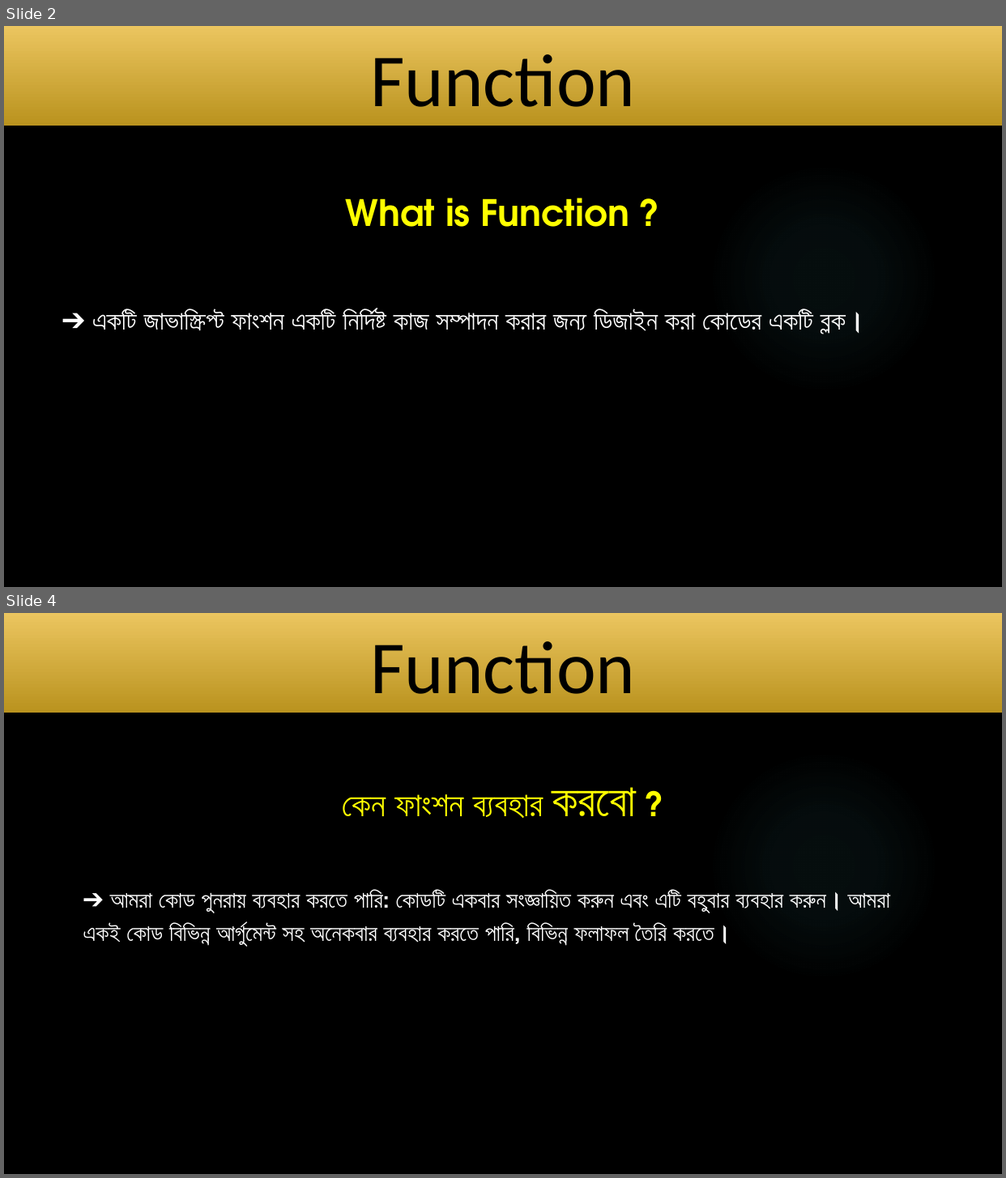
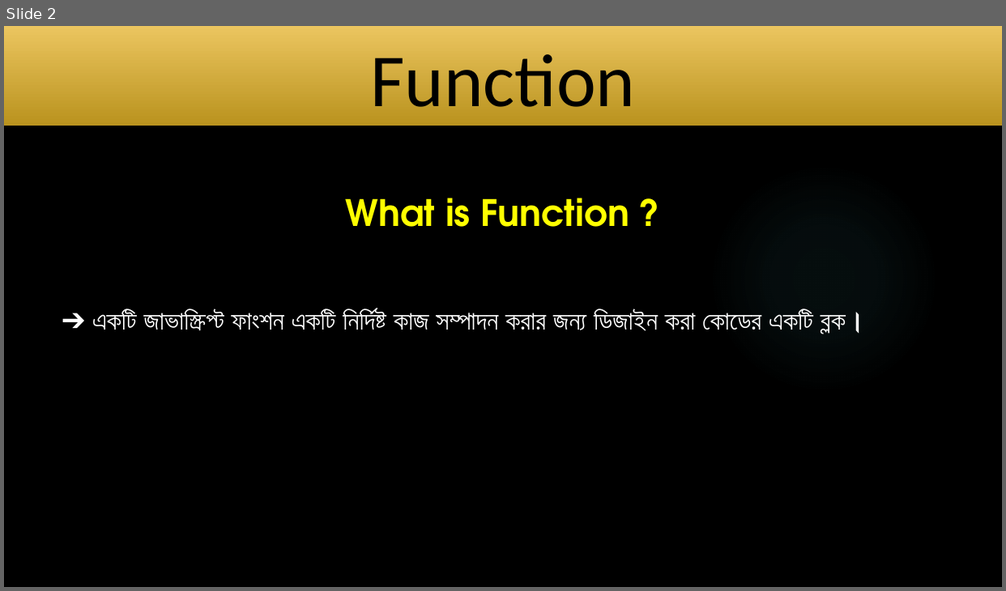
Before and after one commit to Mithun-Miah/Full-Stack-Assignment, a slide deck: JS Presentation File.pptx. Shown one above the other, each under a label of ours: slides 2 and 4 before the commit, slide 2 after it; the slides between them are not shown. The pictures are 1006x1178 and 1006x591 pixels, drawn with LibreOffice and Linux fonts; fonts in the diff are those of the drawing; background and template pictures are left out. Boxes give left, top, right and bottom in pixels: in the first picture for what was removed or moved away, otherwise in the second. Text is boxed around its words. In the diff, an @@ line names an element or a change of style, - is before the commit and + after.

```diff
--- a/JS Presentation File.pptx
+++ b/JS Presentation File.pptx
@@ slide 4 removed at bbox=[4, 613, 1002, 1174], background picture (left out); not listed: 2 template elements that a slide beside it also shows @@
@@ title removed at bbox=[4, 613, 1002, 713] @@
-Function
@@ subtitle removed at bbox=[342, 787, 636, 818] @@
-কেন ফাংশন ব্যবহার করবো ?
@@ text removed at bbox=[83, 890, 890, 947] @@
-➔ আমরা কোড পুনরায় ব্যবহার করতে পারি: কোডটি একবার সংজ্ঞায়িত করুন এবং এটি বহুবার ব্যবহার করুন। আমরা একই কোড বিভিন্ন আর্গুমেন্ট সহ অনেকবার ব্যবহার করতে পারি, বিভিন্ন ফলাফল তৈরি করতে।
```
Also in this commit, not shown: 4 slides changed, 3 slides added, 1 other slide removed.
